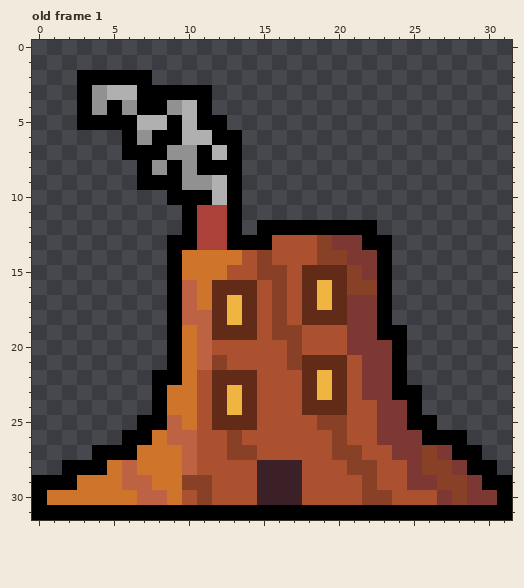
Pixel-art file -- ChampJam/Assets/Sprites/roachelle's motel.aseprite. The picture above was drawn from the file before the commit.
32x32 pixels, 1 frame. Colours within 5 levels of each other are drawn and written as one. Shown: old frame 1. The commit also changed other frames, which this record leaves out.
And afterwards:
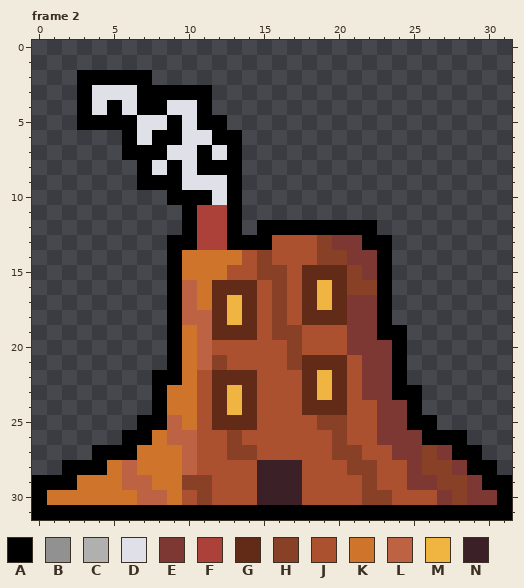
Palette (. is transparent): A #000000  B #919191  C #b0b0b0  D #dfe0e8  E #7d3833  F #ab4139  G #612b18  H #884026  J #ab5130  K #cf752b  L #bd6242  M #f0b541  N #3b2027
A new or re-ordered frame is compared with the old frame closest to it.
Commit message: Added smoke animation frames to Motel
The edit:
{"change": "frames 1 -> 4"}
{"where": "frame 2 is new; against old frame 1, layer \"Layer 1\""}
{"frame":2,"y":3,"x":4,"old":"BCC","new":"DDD"}
{"frame":2,"y":4,"x":4,"old":"B","new":"D"}
{"frame":2,"y":4,"x":6,"old":"B","new":"D"}
{"frame":2,"y":4,"x":9,"old":"BC","new":"DD"}
{"frame":2,"y":5,"x":7,"old":"CC","new":"DD"}
{"frame":2,"y":5,"x":10,"old":"C","new":"D"}
{"frame":2,"y":6,"x":7,"old":"B","new":"D"}
{"frame":2,"y":6,"x":10,"old":"CC","new":"DD"}
{"frame":2,"y":7,"x":9,"old":"BB","new":"DD"}
{"frame":2,"y":7,"x":12,"old":"C","new":"D"}
{"frame":2,"y":8,"x":8,"old":"B","new":"D"}
{"frame":2,"y":8,"x":10,"old":"B","new":"D"}
{"frame":2,"y":9,"x":10,"old":"BBC","new":"DDD"}
{"frame":2,"y":10,"x":12,"old":"C","new":"D"}
{"label":"changed","picture_box":[92,85,227,205]}
